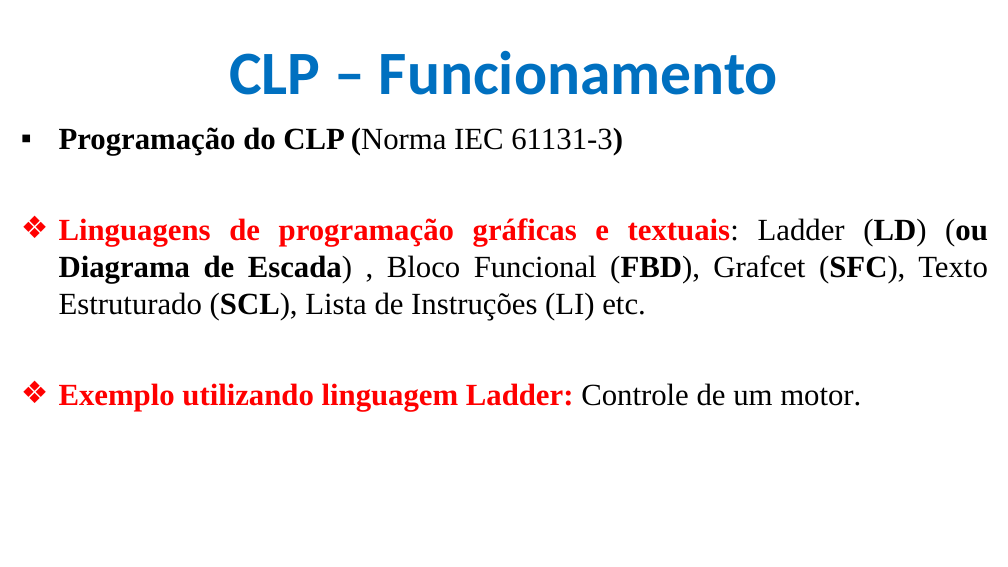
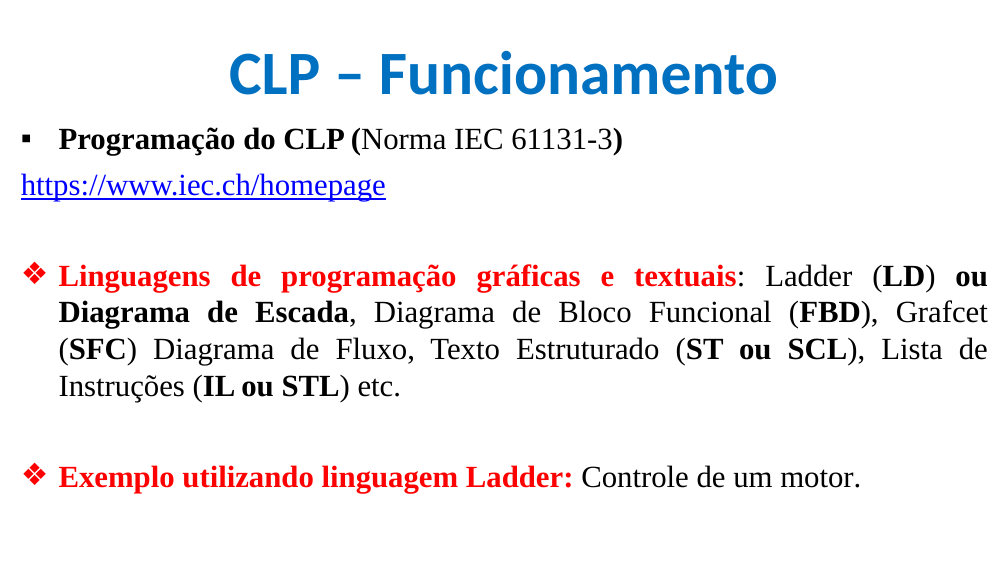
Before and after one commit to CloudEducationBrazil/WydenUniRuyControladoresLogicosProgCLP, a slide deck: slide 12 of 01 Classes/Aula2 - CLP - Arquitetura.pptx. Drawn at 1008x567 pixels with LibreOffice and Linux fonts; fonts in the diff are those of the drawing; background and template pictures are left out. Boxes give left, top, right and bottom in pixels: in the first picture for what was removed or moved away, otherwise in the second. Text is boxed around its words. In the diff, an @@ line names an element or a change of style, - is before the commit and + after.

Commit message:
Disciplina CLP LADDER 27Mar2025

```diff
--- a/01 Classes/Aula2 - CLP - Arquitetura.pptx
+++ b/01 Classes/Aula2 - CLP - Arquitetura.pptx
@@ text at (x1=21, y1=173, x2=988, y2=402): text changed @@
-❖ Linguagens de programação gráficas e textuais: Ladder (LD) (ou Diagrama de Escada) , Bloco Funcional (FBD), Grafcet (SFC), Texto Estruturado (SCL), Lista de Instruções (LI) etc.
+https://www.iec.ch/homepage
+❖ Linguagens de programação gráficas e textuais: Ladder (LD) ou Diagrama de Escada, Diagrama de Bloco Funcional (FBD), Grafcet (SFC) Diagrama de Fluxo, Texto Estruturado (ST ou SCL), Lista de Instruções (IL ou STL) etc.
```
Also in this commit, not shown: 11 other files.
